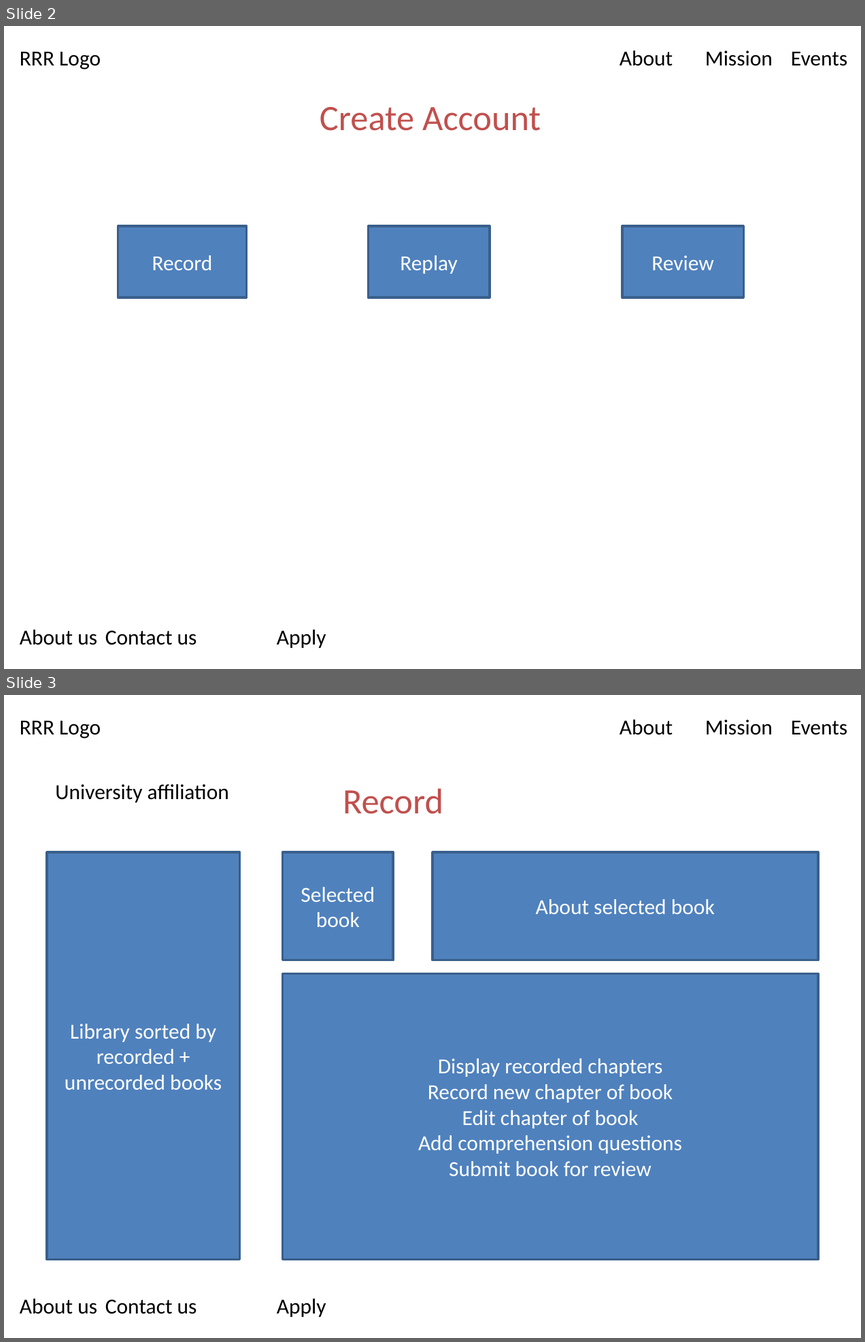
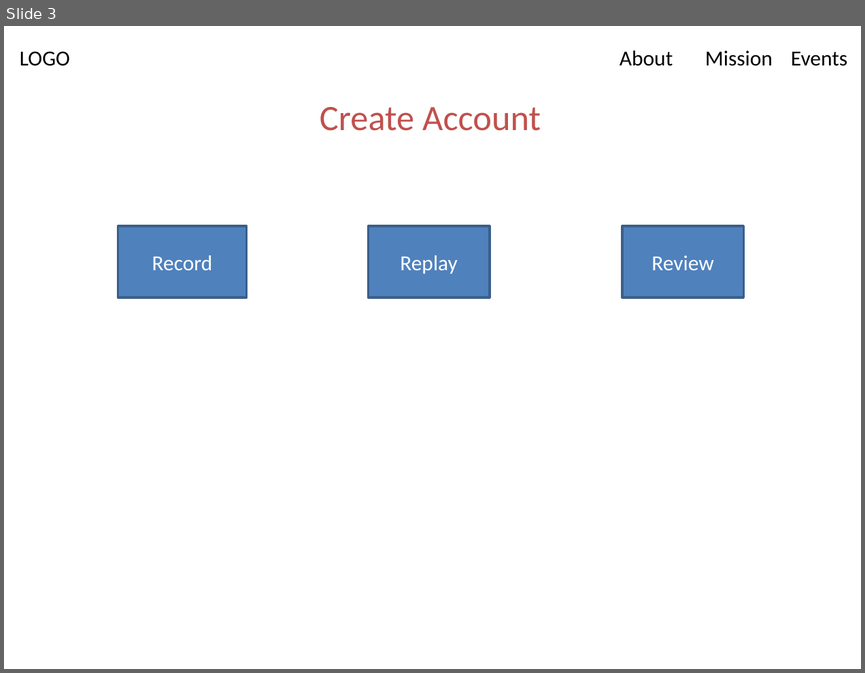
Before and after one commit to mdreid/RRR, a slide deck: Frontend design.pptx. Shown one above the other, each under a label of ours: slides 2 and 3 before the commit, slide 3 after it. The pictures are 865x1342 and 865x673 pixels, drawn with LibreOffice and Linux fonts; fonts in the diff are those of the drawing. Boxes give left, top, right and bottom in pixels: in the first picture for what was removed or moved away, otherwise in the second. Text is boxed around its words. In the diff, an @@ line names an element or a change of style, - is before the commit and + after.

```diff
--- a/Frontend design.pptx
+++ b/Frontend design.pptx
@@ slide 3 removed at [4,695,861,1338], background #FFFFFF; not listed: 2 template elements that a slide beside it also shows @@
@@ text removed at [55,784,229,802] @@
-University affiliation
@@ text removed at [343,788,443,814] @@
-Record
@@ rectangle removed at [47,852,239,1259] @@
-Library sorted by recorded + unrecorded books
@@ rectangle removed at [283,852,393,960] @@
-Selected book
@@ rectangle removed at [432,852,818,960] @@
-About selected book
@@ rectangle removed at [283,974,818,1259] @@
-Display recorded chapters
-Record new chapter of book
-Edit chapter of book
-Add comprehension questions
-Submit book for review
@@ what was slide 2 is now slide 3 @@
@@ slide 3 changed as well @@
@@ text at [20,50,847,66]: text changed @@
-RRR Logo About Mission Events
+LOGO About Mission Events
@@ text removed at [20,629,326,648] @@
-About us Contact us Apply
```
Also in this commit, not shown: 4 other slides changed, 4 slides added, 4 other files.
